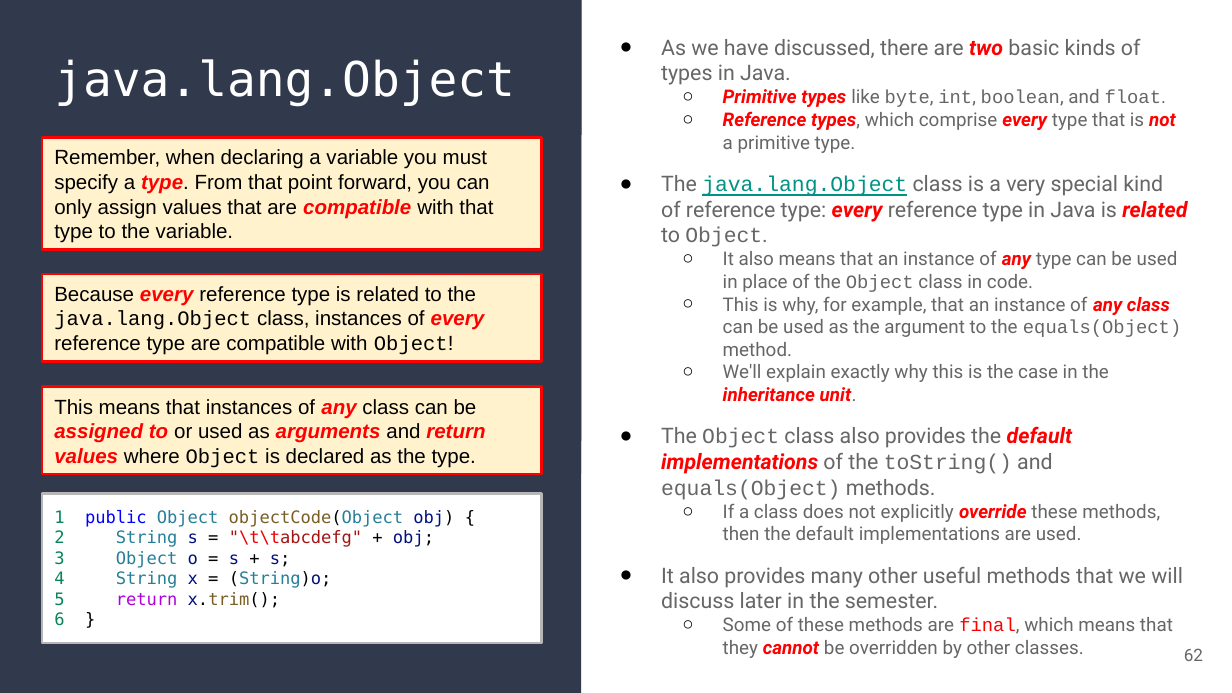
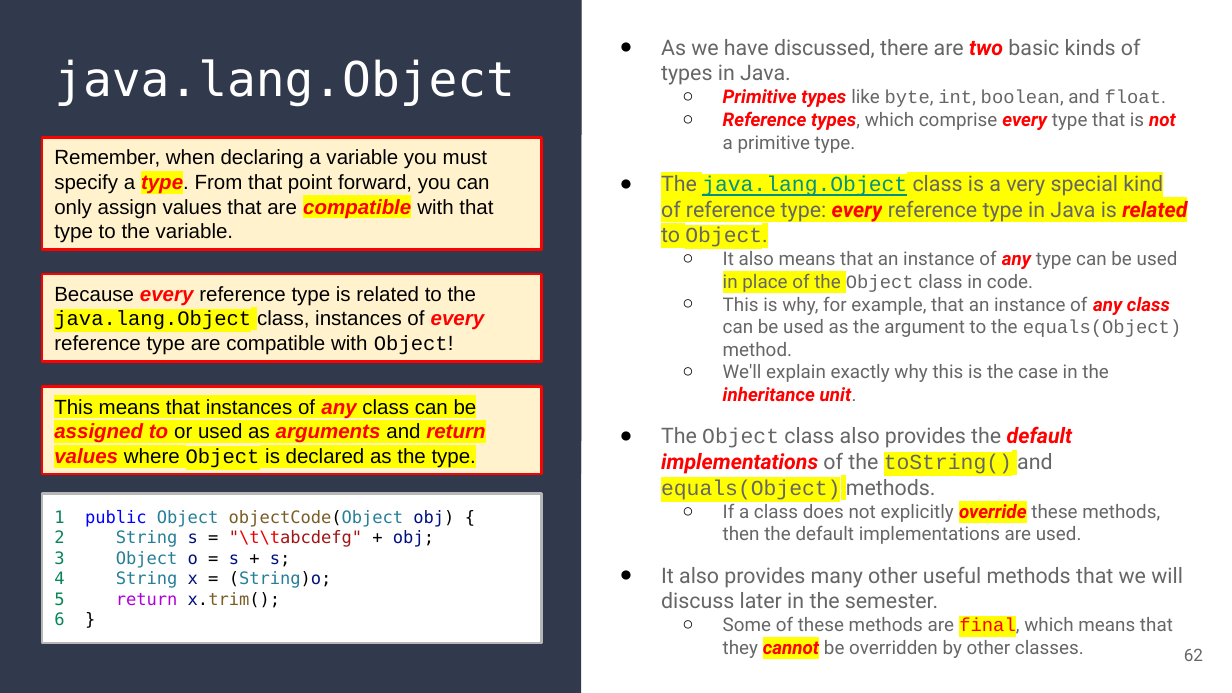
Before and after one commit to alam-tanweer/DailyFolder, a slide deck: slide 62 of CourseContent/Unit 02_ Java Classes/tanweer/2_ Java Classes - ta.pptx. Drawn at 1232x693 pixels with LibreOffice and Linux fonts; fonts in the diff are those of the drawing. Boxes give left, top, right and bottom in pixels: in the first picture for what was removed or moved away, otherwise in the second. Text is boxed around its words. In the diff, an @@ line names an element or a change of style, - is before the commit and + after.

```diff
--- a/CourseContent/Unit 02_ Java Classes/tanweer/2_ Java Classes - ta.pptx
+++ b/CourseContent/Unit 02_ Java Classes/tanweer/2_ Java Classes - ta.pptx
@@ text "Remember, when declaring a variable ..." at [42, 132, 541, 256]: highlight none to #FFFF00 in "type. compatible" @@
@@ text at [661, 171, 1187, 660]: highlight none to #FFFF00 in "The java.lang.Object class is a very special ...", "in place of the", "toString() equals(Object)", "override" and 1 more places @@
@@ text "Because every reference type is ..." at [42, 267, 541, 367]: highlight none to #FFFF00 in "java.lang.Object" @@
@@ text "This means that instances of ..." at [42, 381, 541, 480]: highlight none to #FFFF00 @@
```
Also in this commit, not shown: 8 other slides changed, 12 other files.
